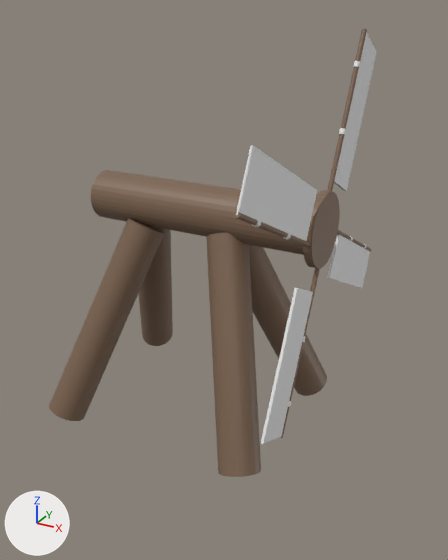
The glTF model assets/mühle_neu.glb: old version first, new version second.
Both versions are drawn from a 50 mm lens placed at (5.01, -10.54, 6.98), pointed at (-0.67, -0.22, 1.82). The lights are fixed; the arrows at lower left show +X, +Y and +Z. The older version comes first. Where no turn or scale is listed for an object, it has been applied to the vertices.
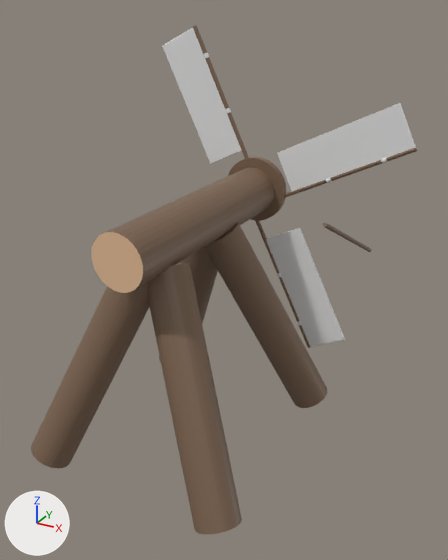
Commit message: mühle gedreh

The change, as a list of edits to the scene's bpy script:
```text
Change ob_cube:
    ob_cube.location: (-1.27, -0.03, 3.19) -> (-1.03, -0.68, 3.19)
    ob_cube.rotation_euler: (1.118, 0.0, 0.0) -> (1.118, 0.0, 1.571)  # degrees (64, 0, 0) -> degrees (64, 0, 90)
Change ob_cylinder_010:
    ob_cylinder_010.location: (-1.27, -0.03, 3.19) -> (-1.03, -0.68, 3.19)
    ob_cylinder_010.rotation_euler: (-0.449, 0.0, 0.0) -> (-0.449, 0.0, 1.571)  # degrees (-26, 0, 0) -> degrees (-26, 0, 90)
Change ob_cube_001:
    ob_cube_001.location: (-1.27, -0.03, 3.19) -> (-1.03, -0.68, 3.19)
    ob_cube_001.rotation_euler: (2.693, 0.0, 0.0) -> (2.693, 0.0, 1.571)  # degrees (154, 0, 0) -> degrees (154, 0, 90)
Change ob_cylinder_011:
    ob_cylinder_011.rotation_euler: (1.122, 0.0, 0.0) -> (1.122, 0.0, 1.571)  # degrees (64, 0, 0) -> degrees (64, 0, 90)
Change ob_cylinder_018:
    ob_cylinder_018.location: (-1.27, -0.03, 3.19) -> (-1.03, -0.68, 3.19)
    ob_cylinder_018.rotation_euler: (1.122, 0.0, 0.0) -> (1.122, 0.0, 1.571)  # degrees (64, 0, 0) -> degrees (64, 0, 90)
Change ob_cube_003:
    ob_cube_003.location: (-1.27, -0.03, 3.19) -> (-1.03, -0.68, 3.19)
    ob_cube_003.rotation_euler: (-2.019, 0.0, 0.0) -> (-2.019, 0.0, 1.571)  # degrees (-116, 0, 0) -> degrees (-116, 0, 90)
Change ob_cylinder_019:
    ob_cylinder_019.location: (-1.27, -0.03, 3.19) -> (-1.03, -0.68, 3.19)
    ob_cylinder_019.rotation_euler: (2.693, 0.0, 0.0) -> (2.693, 0.0, 1.571)  # degrees (154, 0, 0) -> degrees (154, 0, 90)
Change ob_cylinder_020:
    ob_cylinder_020.location: (-1.27, -0.03, 3.19) -> (-1.03, -0.68, 3.19)
    ob_cylinder_020.rotation_euler: (1.122, 0.0, 0.0) -> (1.122, 0.0, 1.571)  # degrees (64, 0, 0) -> degrees (64, 0, 90)
Change ob_cube_002:
    ob_cube_002.location: (-1.27, -0.03, 3.19) -> (-1.03, -0.68, 3.19)
    ob_cube_002.rotation_euler: (-0.462, 0.0, 0.0) -> (-0.462, 0.0, 1.571)  # degrees (-26, 0, 0) -> degrees (-26, 0, 90)
Change ob_cylinder_014:
    ob_cylinder_014.location: (-1.27, -0.03, 3.19) -> (-1.03, -0.68, 3.19)
    ob_cylinder_014.rotation_euler: (2.68, 0.0, 0.0) -> (2.68, 0.0, 1.571)  # degrees (154, 0, 0) -> degrees (154, 0, 90)
Change ob_cylinder_015:
    ob_cylinder_015.location: (-1.27, -0.03, 3.19) -> (-1.03, -0.68, 3.19)
    ob_cylinder_015.rotation_euler: (-2.033, 0.0, 0.0) -> (-2.033, 0.0, 1.571)  # degrees (-116, 0, 0) -> degrees (-116, 0, 90)
Change ob_cylinder_008:
    ob_cylinder_008.location: (-1.27, -0.03, 3.19) -> (-1.03, -0.68, 3.19)
    ob_cylinder_008.rotation_euler: (-1.571, -0.452, -1.571) -> (-1.571, -0.452, 0.000612)  # degrees (-90, -26, -90) -> degrees (-90, -26, 0)
Change ob_cylinder_009:
    ob_cylinder_009.location: (-1.27, -0.03, 3.19) -> (-1.03, -0.68, 3.19)
    ob_cylinder_009.rotation_euler: (-1.571, -0.452, -1.571) -> (-1.571, -0.452, 0.000612)  # degrees (-90, -26, -90) -> degrees (-90, -26, 0)
Change ob_cylinder_004:
    ob_cylinder_004.location: (0.0, 0.98, 0.64) -> (-2.04, 0.58, 0.64)
    ob_cylinder_004.rotation_euler: (0.383, -0.289, 0.0) -> (0.383, -0.289, 1.571)  # degrees (22, -17, 0) -> degrees (22, -17, 90)
Change ob_cylinder_005:
    ob_cylinder_005.location: (0.0, -1.05, 0.72) -> (-0.01, 0.58, 0.72)
    ob_cylinder_005.rotation_euler: (0.383, 2.853, 0.0) -> (-2.759, 0.289, -1.57)  # degrees (22, 163, 0) -> degrees (-158, 17, -90)
Change ob_cylinder_006:
    ob_cylinder_006.location: (-3.31, 1.01, 0.79) -> (-2.07, -2.73, 0.79)
    ob_cylinder_006.rotation_euler: (-2.759, 0.289, 0.0) -> (-2.759, 0.289, 1.571)  # degrees (-158, 17, 0) -> degrees (-158, 17, 90)
Change ob_cylinder_007:
    ob_cylinder_007.location: (-3.2, -1.05, 0.63) -> (0.0, -2.62, 0.63)
    ob_cylinder_007.rotation_euler: (0.383, -0.289, 3.142) -> (0.383, -0.289, -1.57)  # degrees (22, -17, 180) -> degrees (22, -17, -90)
```

Pixel boxes [x1, y1, x2, y2] of what changed, in the pictures (448 x 560 px):
'Cylinder.007', moved, turned: before [49, 218, 165, 421]; after [148, 263, 242, 534]
'Cylinder.005', moved, turned: before [206, 232, 261, 477]; after [206, 223, 327, 408]
'Cylinder.008', moved, turned: before [91, 170, 304, 255]; after [91, 167, 274, 293]
'Cylinder.006', moved, turned: before [138, 226, 173, 346]; after [31, 281, 150, 468]
'Cube.003', moved, turned: before [240, 146, 317, 241]; after [277, 103, 414, 191]
'Cube.002', moved, turned: before [261, 288, 313, 443]; after [266, 228, 344, 346]
'Cube.001', moved, turned: before [334, 33, 377, 191]; after [163, 29, 241, 164]
'Cylinder.004', moved, turned: before [249, 245, 327, 396]; after [159, 246, 218, 363]
'Cylinder.009', moved, turned: before [303, 190, 340, 269]; after [228, 157, 286, 221]
'Cube', moved, turned (not visible afterwards): before [327, 234, 370, 288]
'Cylinder.010', moved, turned: before [327, 29, 367, 191]; after [193, 26, 249, 159]
'Cylinder.018', moved, turned: before [234, 211, 311, 247]; after [284, 147, 417, 198]
'Cylinder.014', moved, turned: before [281, 268, 320, 438]; after [255, 221, 310, 348]
'Cylinder.019', moved, turned: before [236, 145, 254, 215]; after [399, 103, 416, 148]
'Cylinder.020', moved, turned: before [251, 219, 261, 227]; after [381, 157, 388, 164]
'Cylinder.015', moved, turned: before [261, 437, 280, 444]; after [310, 338, 345, 347]
'Cylinder.011', turned (not visible before): after [162, 28, 193, 47]
